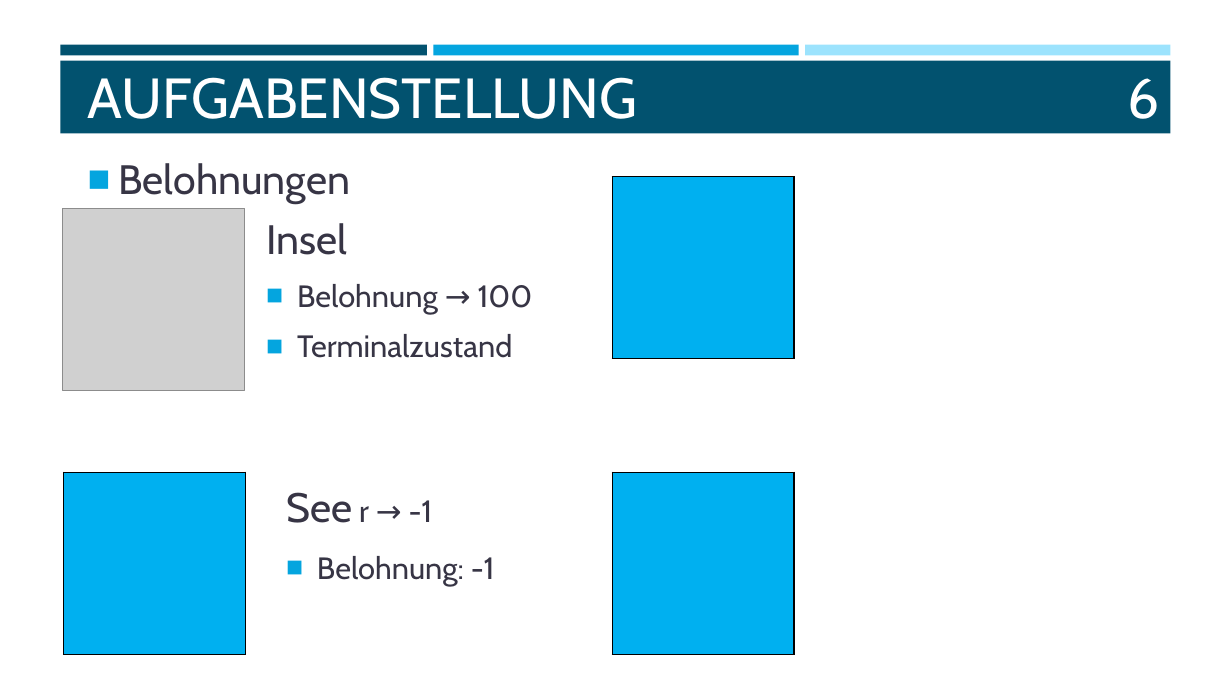
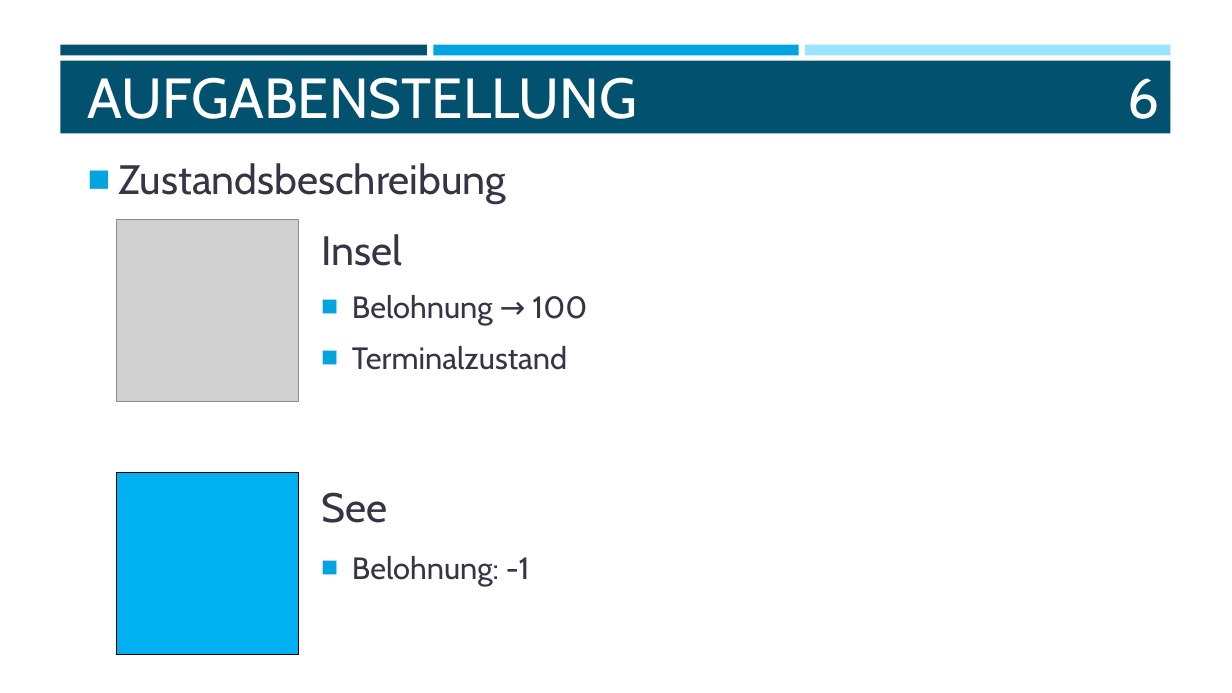
Before and after one commit to mzakarian/Reinforcement-Learning-SARSA-Q-Learning, a slide deck: slide 6 of misc/WISSEN.pptx. Drawn at 1232x693 pixels with LibreOffice and Linux fonts; fonts in the diff are those of the drawing; grey boxes stand for pictures. Boxes give left, top, right and bottom in pixels: in the first picture for what was removed or moved away, otherwise in the second. Text is boxed around its words. In the diff, an @@ line names an element or a change of style, - is before the commit and + after.

Commit message:
Update

```diff
--- a/misc/WISSEN.pptx
+++ b/misc/WISSEN.pptx
@@ text at <box>118,163,506,204</box>: text changed @@
-■ Belohnungen
+■ Zustandsbeschreibung
@@ table removed at <box>612,177,794,359</box>, 1 rows, 1 columns @@
-
@@ picture: place and size @@
-picture at <box>63,209,245,391</box>
+picture at <box>116,220,299,402</box>
@@ text "Insel": place and size @@
-text "Insel" at <box>266,223,533,358</box>
+text "Insel" at <box>321,234,587,370</box>
@@ table: place and size @@
-table at <box>64,472,246,654</box>
+table at <box>116,472,299,654</box>
@@ text "See": place and size @@
-text "See" at <box>286,492,495,586</box>
+text "See" at <box>321,492,530,586</box>
@@ table removed at <box>612,472,794,654</box>, 1 rows, 1 columns @@
-
@@ text at <box>321,492,387,523</box>: text changed; size 24 to 32 pt @@
-See r → -1
+See
```
Also in this commit, not shown: 2 other slides changed, 3 slides added.
